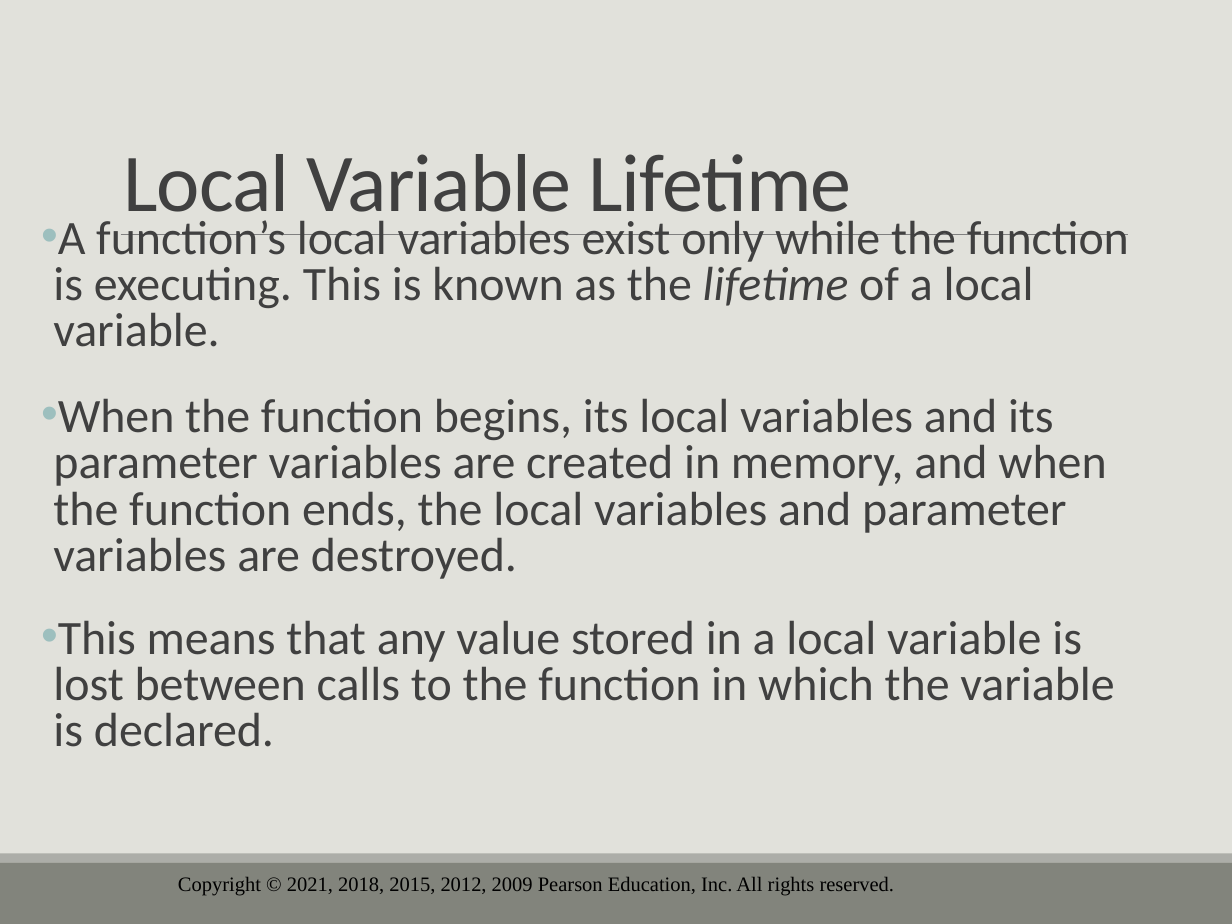
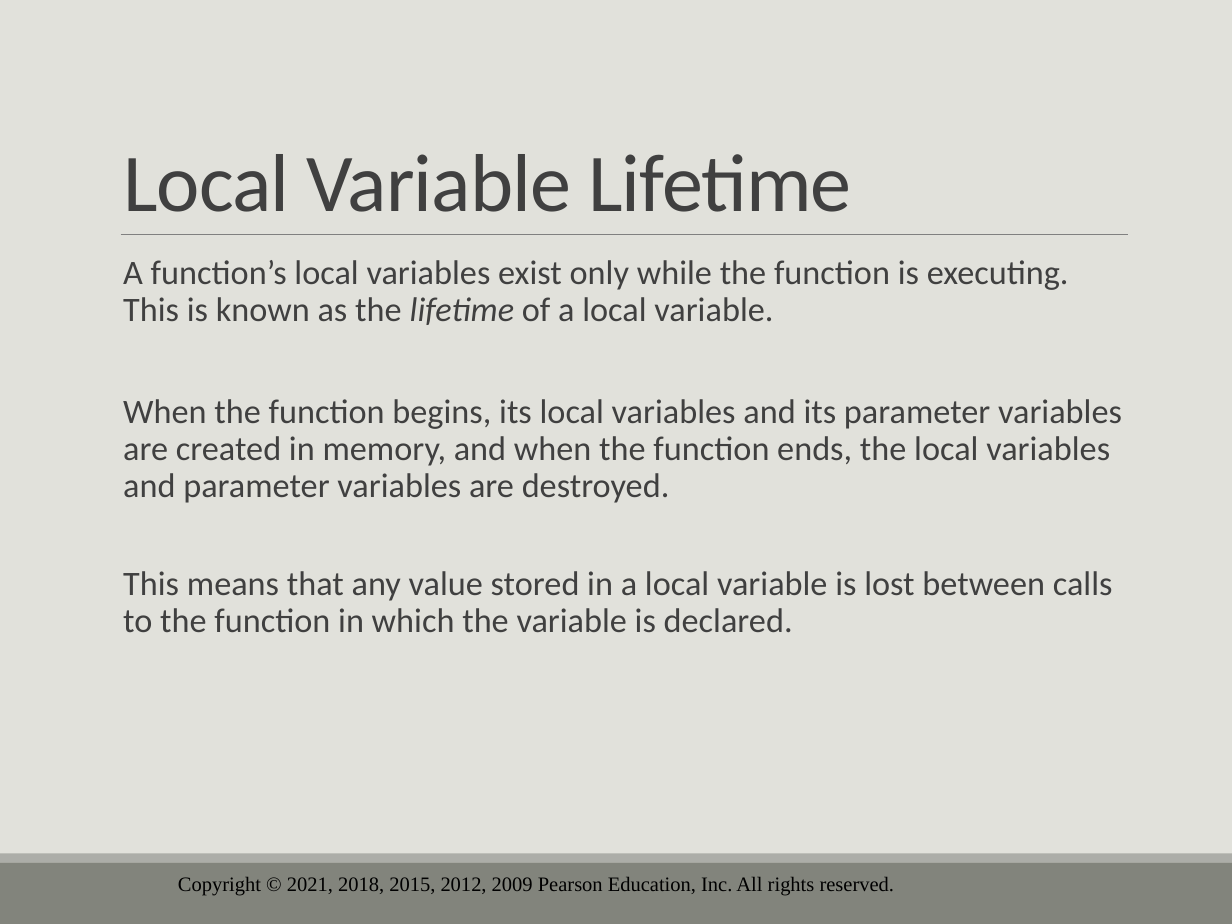
Before and after one commit to drolsonmi/eng1400, a slide deck: slide 42 of 1400_06_Functions.pptx (slide 50 before the commit). Drawn at 1232x924 pixels with LibreOffice and Linux fonts; fonts in the diff are those of the drawing; background and template pictures are left out. Boxes give left, top, right and bottom in pixels: in the first picture for what was removed or moved away, otherwise in the second. Text is boxed around its words. In the diff, an @@ line names an element or a change of style, - is before the commit and + after.

```diff
--- a/1400_06_Functions.pptx
+++ b/1400_06_Functions.pptx
@@ text "A function’s local variables exist ...": place and size @@
-text "A function’s local variables exist ..." at (53,220,1129,747)
+text "A function’s local variables exist ..." at (123,260,1122,632)
@@ text "A function’s local variables exist ..." at (123,260,1122,632): size 28 to 20 pt; bullet • to  ; line spacing 0.8 to 0.9 @@
```
Also in this commit, not shown: 17 other slides changed, 17 slides removed, 2 other files.
